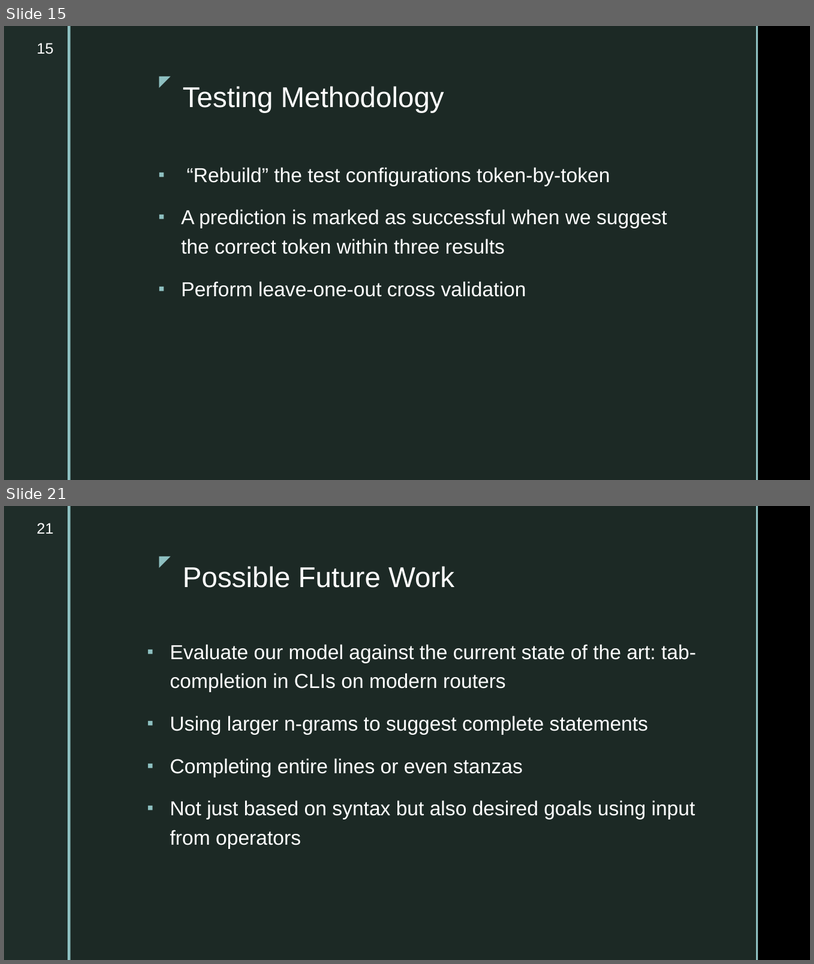
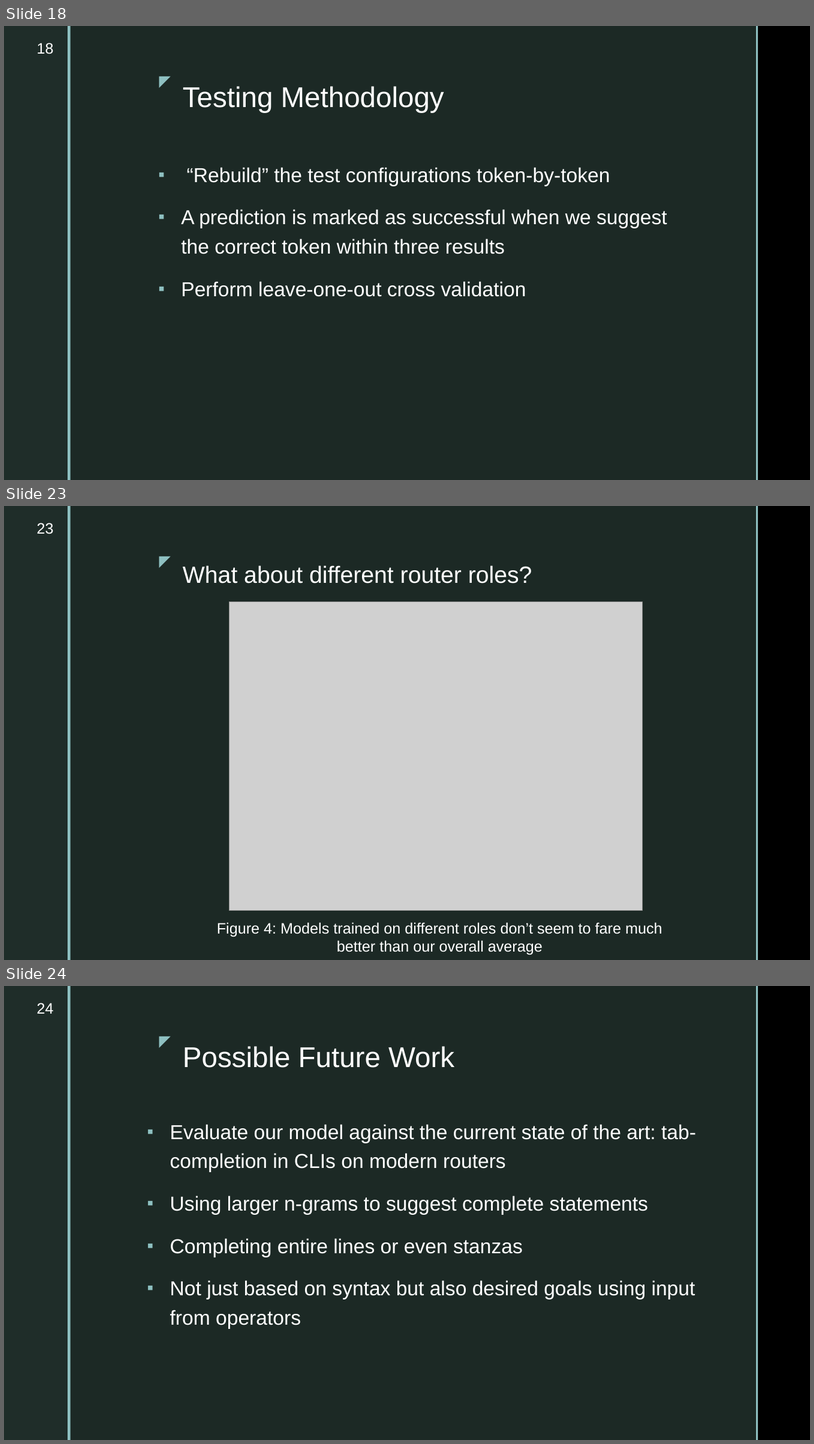
Before and after one commit to ahsanMah/config-completion, a slide deck: Final Presentation.pptx. Shown one above the other, each under a label of ours: slides 15 and 21 before the commit, slides 18, 23 and 24 after it; the slides between them are not shown. The pictures are 814x964 and 814x1444 pixels, drawn with LibreOffice and Linux fonts; fonts in the diff are those of the drawing; grey boxes stand for pictures; background and template pictures are left out. Boxes give left, top, right and bottom in pixels: in the first picture for what was removed or moved away, otherwise in the second. Text is boxed around its words. In the diff, an @@ line names an element or a change of style, - is before the commit and + after.

Commit message:
Added final images

```diff
--- a/Final Presentation.pptx
+++ b/Final Presentation.pptx
@@ slide 23 added at bbox=[4, 506, 810, 960], background picture (left out); not listed: 5 template elements that a slide beside it also shows @@
@@ page number added at bbox=[37, 523, 54, 534], 18 pt, text #FFFFFF @@
+23
@@ title added at bbox=[183, 565, 533, 583], 28 pt, text #FFFFFF @@
+What about different router roles?
@@ picture added at bbox=[229, 602, 643, 911] @@
@@ text added at bbox=[217, 922, 663, 955], 18 pt, text #FFFFFF @@
+Figure 4: Models trained on different roles don’t seem to fare much better than our overall average
@@ what was slide 15 is now slide 18 @@
@@ page number at bbox=[37, 43, 54, 54]: text changed @@
-15
+18
@@ what was slide 21 is now slide 24 @@
@@ page number at bbox=[37, 1003, 54, 1014]: text changed @@
-21
+24
```
Also in this commit, not shown: 7 slides changed, 5 other slides added, 3 slides removed.
